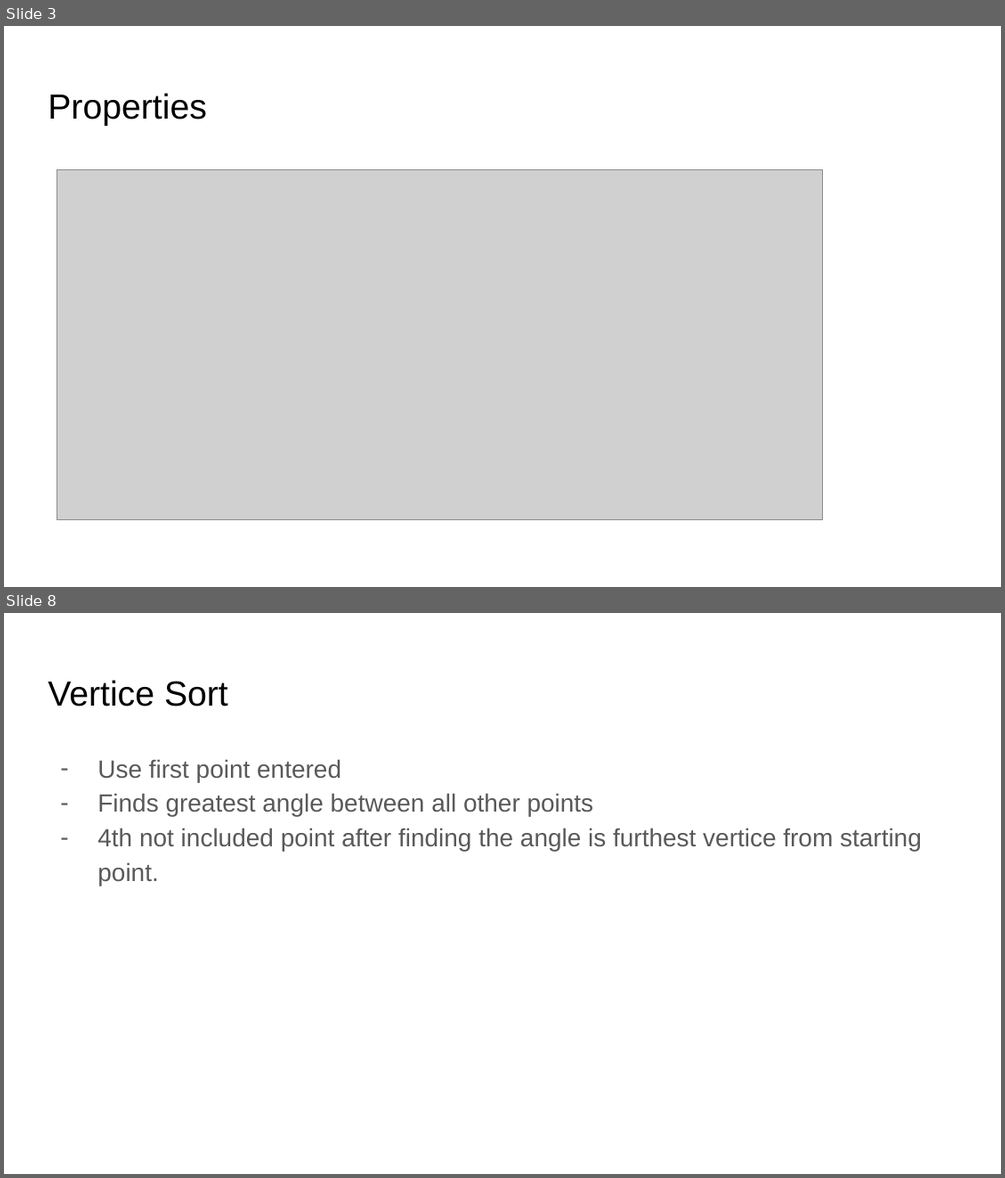
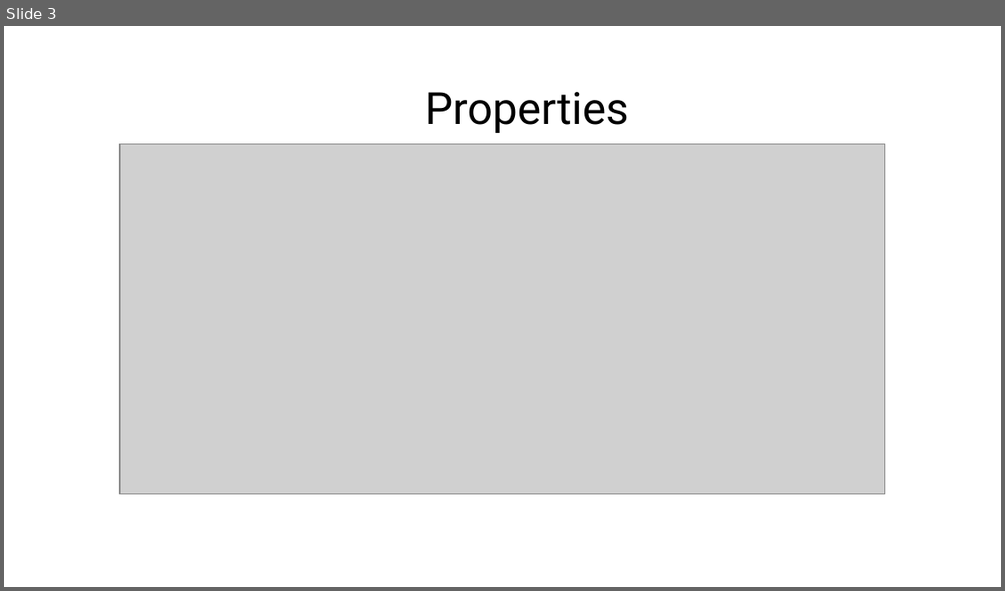
Before and after one commit to AnrozPerson/Classifying-Shapes-from-Coordinates, a slide deck: CAT T3 Design.pptx. Shown one above the other, each under a label of ours: slides 3 and 8 before the commit, slide 3 after it; the slides between them are not shown. The pictures are 1005x1178 and 1005x591 pixels, drawn with LibreOffice and Linux fonts; fonts in the diff are those of the drawing; grey boxes stand for pictures; background and template pictures are left out. Boxes give left, top, right and bottom in pixels: in the first picture for what was removed or moved away, otherwise in the second. Text is boxed around its words. In the diff, an @@ line names an element or a change of style, - is before the commit and + after.

```diff
--- a/CAT T3 Design.pptx
+++ b/CAT T3 Design.pptx
@@ slide 8 removed at bbox=[4, 613, 1001, 1174], background #FFFFFF @@
@@ title removed at bbox=[48, 680, 228, 706] @@
-Vertice Sort
@@ text removed at bbox=[97, 759, 922, 885] @@
-– Use first point entered
-– Finds greatest angle between all other points
-– 4th not included point after finding the angle is furthest vertice from starting point.
@@ slide 3 changed as well @@
@@ text "Properties": place and size @@
-text "Properties" at bbox=[48, 93, 207, 126]
+text "Properties" at bbox=[425, 92, 629, 133]
@@ text "Properties" at bbox=[425, 92, 629, 133]: size 25.2 to 32 pt, font Arial to Roboto @@
@@ picture: place and size @@
-picture at bbox=[57, 169, 823, 519]
+picture at bbox=[120, 143, 885, 493]
```
Also in this commit, not shown: 5 other slides changed, 8 slides added, 3 other slides removed, 1 other file.
